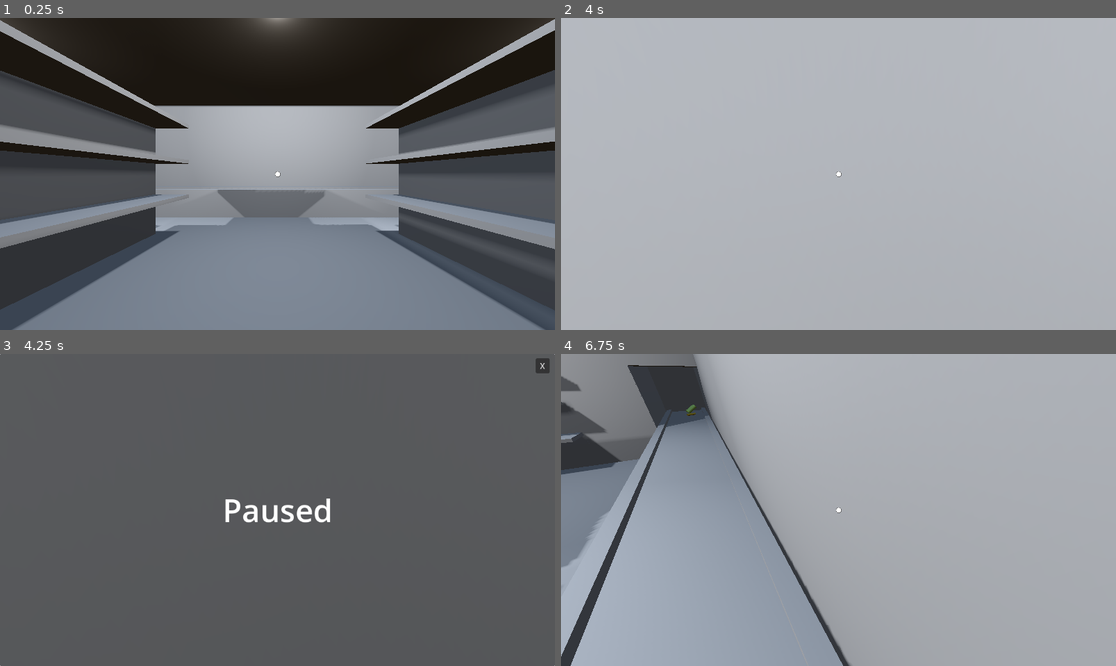
Above: before the commit, frames 1-4 (two rows, left to right).
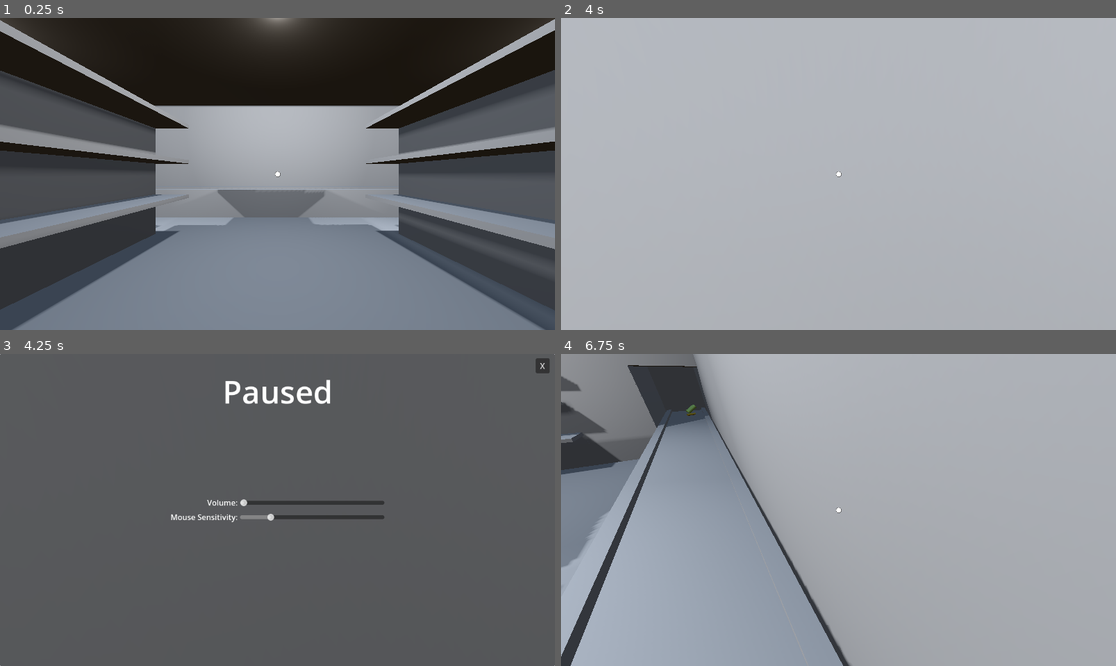
Above: after the commit, the same moments.

Repository: chybby/ldjam53
Game: Godot game, scene res://main.tscn
The game is run twice, just before and just after one commit, with the same random seed, the same clock (stepped at 60 frames per second) and the same inputs.
Inputs (mouse positions are in pixels of both pictures, inside the frame that each line leads up to):
- Up to frame 1 (0.25 s): no input
- Up to frame 2 (4 s): tap Enter at 0.5 s; move the mouse to (866, 174) at 0.52 s; press the mouse at (866, 174) at 0.53 s; hold W (move_forward) from 0.53 s (still down); tap Space (jump) at 0.77, 1.52, 3.02, 3.77 s; move the mouse to (810, 174) at 1.27 s; release the mouse at (810, 174) at 1.28 s; tap Shift (sprint) at 1.35, 2.85 s; move the mouse to (849, 167) at 2.02 s; press the mouse at (849, 167) at 2.03 s; move the mouse to (832, 180) at 2.77 s; release the mouse at (832, 180) at 2.78 s; move the mouse to (877, 177) at 3.52 s; press the mouse at (877, 177) at 3.53 s
- Up to frame 3 (4.25 s): keep holding W (move_forward); tap Escape (pause) at 4.15 s
- Up to frame 4 (6.75 s): move the mouse to (672, 463) at 4.27 s; release W (move_forward) at 4.28 s; release the mouse at (672, 463) at 4.28 s; hold A (move_left) 4.28-5.03 s; tap Shift (sprint) at 4.35, 6.6 s; tap Space (jump) at 4.52, 5 s; move the mouse to (866, 510) at 5.02 s; press the mouse at (866, 510) at 5.03 s; hold S (move_backward) 5.03-5.75 s; release the mouse at (866, 510) at 5.75 s; click "X" at 5.75 s; tap Enter at 6.5 s; move the mouse to (816, 503) at 6.52 s; hold D (move_right) from 6.53 s (still down)

Frames 1-2 are identical in both runs. In frame 3, 1.9% of the frame differs, in the area x 30-70%, y 8-55%; in frame 4, nothing differs.

Commit message:
Mouse sense and volume settings.

Diff:
--- a/main.gd
+++ b/main.gd
@@ -2,6 +2,7 @@
 
 @onready var gui := $GUI
 @onready var world := $World
+@onready var player := $World/Player
 
 var can_pause := false
 
@@ -10,6 +11,7 @@
 func _ready():
     get_tree().paused = true
     Input.mouse_mode = Input.MOUSE_MODE_VISIBLE
+    gui.set_mouse_sensitivity(player.mouse_sensitivity)
 
     if SKIP_MAIN_MENU:
         gui._on_main_menu_screen_game_started()
@@ -28,3 +30,9 @@
 
 func _on_gui_game_started():
     start_game()
+
+func _on_gui_mouse_sensitivity_changed(mouse_sensitivity):
+    player.mouse_sensitivity = mouse_sensitivity
+
+func _on_gui_volume_changed(volume):
+    pass # TODO: change volume.
--- a/main.tscn
+++ b/main.tscn
@@ -8,6 +8,7 @@
 [ext_resource type="PackedScene" uid="uid://diecf34cipg7k" path="res://player/player.tscn" id="4_qqmf7"]
 [ext_resource type="PackedScene" uid="uid://wn7300ox6nll" path="res://scanner/scanner.tscn" id="6_qxux1"]
 [ext_resource type="PackedScene" uid="uid://dg5ljrugpyfv2" path="res://menus/pause_screen.tscn" id="8_dfw4l"]
+[ext_resource type="PackedScene" uid="uid://dsdesb5wro10h" path="res://player/hud.tscn" id="9_s8eft"]
 
 [sub_resource type="ProceduralSkyMaterial" id="ProceduralSkyMaterial_j6kb4"]
 
@@ -19,17 +20,6 @@
 sky = SubResource("Sky_mudlv")
 
 [sub_resource type="CameraAttributesPractical" id="CameraAttributesPractical_owjb4"]
-
-[sub_resource type="Gradient" id="Gradient_lwvfo"]
-offsets = PackedFloat32Array(0, 0.550459, 0.633027, 0.667431)
-colors = PackedColorArray(1, 1, 1, 1, 1, 1, 1, 1, 0, 0, 0, 1, 0, 0, 0, 0)
-
-[sub_resource type="GradientTexture2D" id="GradientTexture2D_pfw6s"]
-gradient = SubResource("Gradient_lwvfo")
-width = 32
-height = 32
-fill = 1
-fill_from = Vector2(0.5, 0.5)
 
 [node name="Main" type="Node"]
 process_mode = 3
@@ -72,25 +62,15 @@
 visible = false
 layout_mode = 1
 
-[node name="Cursor" type="TextureRect" parent="GUI"]
-visible = false
+[node name="HUD" parent="GUI" instance=ExtResource("9_s8eft")]
 layout_mode = 1
-anchors_preset = 8
-anchor_left = 0.5
-anchor_top = 0.5
-anchor_right = 0.5
-anchor_bottom = 0.5
-offset_left = -6.5
-offset_top = -6.5
-offset_right = 6.5
-offset_bottom = 6.5
-grow_horizontal = 2
-grow_vertical = 2
-texture = SubResource("GradientTexture2D_pfw6s")
-expand_mode = 1
 
 [connection signal="timeout" from="World/PackageSpawnTimer" to="World" method="_on_package_spawn_timer_timeout"]
 [connection signal="game_started" from="GUI" to="." method="_on_gui_game_started"]
+[connection signal="mouse_sensitivity_changed" from="GUI" to="." method="_on_gui_mouse_sensitivity_changed"]
 [connection signal="unpaused" from="GUI" to="." method="_on_gui_unpaused"]
+[connection signal="volume_changed" from="GUI" to="." method="_on_gui_volume_changed"]
 [connection signal="game_started" from="GUI/MainMenuScreen" to="GUI" method="_on_main_menu_screen_game_started"]
 [connection signal="closed" from="GUI/PauseScreen" to="GUI" method="_on_pause_screen_closed"]
+[connection signal="mouse_sensitivity_changed" from="GUI/PauseScreen" to="GUI" method="_on_pause_screen_mouse_sensitivity_changed"]
+[connection signal="volume_changed" from="GUI/PauseScreen" to="GUI" method="_on_pause_screen_volume_changed"]
--- a/menus/gui.gd
+++ b/menus/gui.gd
@@ -2,32 +2,44 @@
 
 signal unpaused
 signal game_started
+signal volume_changed(volume: float)
+signal mouse_sensitivity_changed(mouse_sensitivity: float)
 
 @onready var main_menu_screen := $MainMenuScreen
 @onready var pause_screen := $PauseScreen
-@onready var cursor := $Cursor
+@onready var hud := $HUD
 
 func _ready():
     main_menu_screen.set_process_input(true)
     pause_screen.set_process_input(false)
+    hud.set_process_input(false)
 
 func show_pause_screen():
     if not pause_screen.visible:
         pause_screen.visible = true
         pause_screen.set_process_input(true)
         Input.mouse_mode = Input.MOUSE_MODE_VISIBLE
-        cursor.visible = false
+        hud.visible = false
 
 func _on_pause_screen_closed():
     pause_screen.visible = false
     pause_screen.set_process_input(false)
     Input.mouse_mode = Input.MOUSE_MODE_CAPTURED
-    cursor.visible = true
+    hud.visible = true
     emit_signal("unpaused")
 
 func _on_main_menu_screen_game_started():
     Input.mouse_mode = Input.MOUSE_MODE_CAPTURED
     main_menu_screen.set_process_input(false)
     main_menu_screen.visible = false
-    cursor.visible = true
+    hud.visible = true
     emit_signal("game_started")
+
+func set_mouse_sensitivity(mouse_sensitivity: float):
+    pause_screen.set_mouse_sensitivity(mouse_sensitivity)
+
+func _on_pause_screen_mouse_sensitivity_changed(mouse_sensitivity: float):
+    emit_signal("mouse_sensitivity_changed", mouse_sensitivity)
+
+func _on_pause_screen_volume_changed(volume: float):
+    emit_signal("volume_changed", volume)
--- a/menus/pause_screen.gd
+++ b/menus/pause_screen.gd
@@ -1,6 +1,10 @@
 extends Control
 
 signal closed
+signal volume_changed(volume: float)
+signal mouse_sensitivity_changed(mouse_sensitivity: float)
+
+@onready var mouse_sensitivity_slider := $Panel/Sliders/Sliders/MouseSensitivitySlider
 
 func _input(event):
     if event.is_action_pressed("pause"):
@@ -9,3 +13,12 @@
 
 func _on_close_button_pressed():
     emit_signal("closed")
+
+func _on_volume_slider_value_changed(volume: float):
+    emit_signal("volume_changed", volume)
+
+func set_mouse_sensitivity(mouse_sensitivity: float):
+    mouse_sensitivity_slider.value = mouse_sensitivity
+
+func _on_mouse_sensitivity_slider_value_changed(mouse_sensitivity: float):
+    emit_signal("mouse_sensitivity_changed", mouse_sensitivity)
--- a/menus/pause_screen.tscn
+++ b/menus/pause_screen.tscn
@@ -33,18 +33,63 @@
 
 [node name="Label" type="Label" parent="Panel"]
 layout_mode = 1
-anchors_preset = 8
+anchors_preset = 5
 anchor_left = 0.5
-anchor_top = 0.5
 anchor_right = 0.5
-anchor_bottom = 0.5
-offset_left = -20.0
-offset_top = -11.5
-offset_right = 20.0
-offset_bottom = 11.5
+offset_left = -114.5
+offset_top = 33.0
+offset_right = 114.5
+offset_bottom = 126.0
 grow_horizontal = 2
-grow_vertical = 2
 theme_override_font_sizes/font_size = 65
 text = "Paused"
 
+[node name="Sliders" type="HBoxContainer" parent="Panel"]
+layout_mode = 1
+anchors_preset = 14
+anchor_top = 0.5
+anchor_right = 1.0
+anchor_bottom = 0.5
+offset_top = -28.0
+offset_bottom = 28.0
+grow_horizontal = 2
+grow_vertical = 2
+alignment = 1
+
+[node name="Labels" type="VBoxContainer" parent="Panel/Sliders"]
+layout_mode = 2
+alignment = 1
+
+[node name="VolumeLabel" type="Label" parent="Panel/Sliders/Labels"]
+layout_mode = 2
+size_flags_vertical = 6
+text = "Volume:"
+horizontal_alignment = 2
+vertical_alignment = 1
+
+[node name="MouseSensitivityLabel" type="Label" parent="Panel/Sliders/Labels"]
+layout_mode = 2
+size_flags_vertical = 6
+text = "Mouse Sensitivity:"
+horizontal_alignment = 2
+vertical_alignment = 1
+
+[node name="Sliders" type="VBoxContainer" parent="Panel/Sliders"]
+layout_mode = 2
+alignment = 1
+
+[node name="VolumeSlider" type="HSlider" parent="Panel/Sliders/Sliders"]
+custom_minimum_size = Vector2(300, 0)
+layout_mode = 2
+size_flags_vertical = 6
+
+[node name="MouseSensitivitySlider" type="HSlider" parent="Panel/Sliders/Sliders"]
+custom_minimum_size = Vector2(300, 0)
+layout_mode = 2
+size_flags_vertical = 6
+max_value = 0.01
+step = 0.0
+
 [connection signal="pressed" from="Panel/CloseButton" to="." method="_on_close_button_pressed"]
+[connection signal="value_changed" from="Panel/Sliders/Sliders/VolumeSlider" to="." method="_on_volume_slider_value_changed"]
+[connection signal="value_changed" from="Panel/Sliders/Sliders/MouseSensitivitySlider" to="." method="_on_mouse_sensitivity_slider_value_changed"]
--- /dev/null
+++ b/player/hud.gd
@@ -0,0 +1 @@
+extends Control
--- /dev/null
+++ b/player/hud.tscn
@@ -0,0 +1,41 @@
+[gd_scene load_steps=4 format=3 uid="uid://dsdesb5wro10h"]
+
+[ext_resource type="Script" path="res://player/hud.gd" id="1_7y742"]
+
+[sub_resource type="Gradient" id="Gradient_lwvfo"]
+offsets = PackedFloat32Array(0, 0.550459, 0.633027, 0.667431)
+colors = PackedColorArray(1, 1, 1, 1, 1, 1, 1, 1, 0, 0, 0, 1, 0, 0, 0, 0)
+
+[sub_resource type="GradientTexture2D" id="GradientTexture2D_pfw6s"]
+gradient = SubResource("Gradient_lwvfo")
+width = 32
+height = 32
+fill = 1
+fill_from = Vector2(0.5, 0.5)
+
+[node name="HUD" type="Control"]
+visible = false
+layout_mode = 3
+anchors_preset = 15
+anchor_right = 1.0
+anchor_bottom = 1.0
+grow_horizontal = 2
+grow_vertical = 2
+mouse_filter = 2
+script = ExtResource("1_7y742")
+
+[node name="Cursor" type="TextureRect" parent="."]
+layout_mode = 1
+anchors_preset = 8
+anchor_left = 0.5
+anchor_top = 0.5
+anchor_right = 0.5
+anchor_bottom = 0.5
+offset_left = -6.5
+offset_top = -6.5
+offset_right = 6.5
+offset_bottom = 6.5
+grow_horizontal = 2
+grow_vertical = 2
+texture = SubResource("GradientTexture2D_pfw6s")
+expand_mode = 1
--- a/scanner/scanner.gd
+++ b/scanner/scanner.gd
@@ -2,6 +2,7 @@
 
 @onready var scanner_ui = $Viewport/ScannerUI
 @onready var scan_area = $ScanArea
+@onready var animation_player = $AnimationPlayer
 
 func _on_scan_area_body_entered(body: Node3D):
     update_screen(body)
@@ -13,6 +14,7 @@
     if scan_area.get_overlapping_bodies().size() == 1:
         scanner_ui.set_name_label(body.first_name + ' ' + body.last_name)
         scanner_ui.set_address_label(str(body.address))
+        animation_player.play("scan_light")
     else:
         scanner_ui.set_name_label('Scan something')
         scanner_ui.set_address_label('Scan something')
--- a/scanner/scanner.tscn
+++ b/scanner/scanner.tscn
@@ -14,6 +14,43 @@
 
 [sub_resource type="ViewportTexture" id="ViewportTexture_xx3pi"]
 viewport_path = NodePath("Viewport")
+
+[sub_resource type="Animation" id="Animation_v5lxb"]
+resource_name = "scan_light"
+length = 0.25
+tracks/0/type = "value"
+tracks/0/imported = false
+tracks/0/enabled = true
+tracks/0/path = NodePath("ScanLight:visible")
+tracks/0/interp = 1
+tracks/0/loop_wrap = true
+tracks/0/keys = {
+"times": PackedFloat32Array(0, 0.25),
+"transitions": PackedFloat32Array(1, 1),
+"update": 1,
+"values": [true, false]
+}
+
+[sub_resource type="Animation" id="Animation_n0j4e"]
+length = 0.001
+tracks/0/type = "value"
+tracks/0/imported = false
+tracks/0/enabled = true
+tracks/0/path = NodePath("ScanLight:visible")
+tracks/0/interp = 1
+tracks/0/loop_wrap = true
+tracks/0/keys = {
+"times": PackedFloat32Array(0),
+"transitions": PackedFloat32Array(1),
+"update": 1,
+"values": [false]
+}
+
+[sub_resource type="AnimationLibrary" id="AnimationLibrary_25b3o"]
+_data = {
+"RESET": SubResource("Animation_n0j4e"),
+"scan_light": SubResource("Animation_v5lxb")
+}
 
 [node name="Scanner" type="Node3D"]
 script = ExtResource("1_vv4rg")
@@ -38,8 +75,20 @@
 shape = SubResource("BoxShape3D_33t8x")
 
 [node name="Screen" type="Sprite3D" parent="."]
-transform = Transform3D(-8.74228e-09, 0, 0.2, 0, 0.2, 0, -0.2, 0, -8.74228e-09, -0.484494, 1.48547, 0)
+transform = Transform3D(-8.74228e-09, 0, 0.2, 0, 0.2, 0, -0.2, 0, -8.74228e-09, -0.484494, 1.76096, 0)
 texture = SubResource("ViewportTexture_xx3pi")
+
+[node name="ScanLight" type="OmniLight3D" parent="."]
+transform = Transform3D(1, 0, 0, 0, 1, 0, 0, 0, 1, 0.0206401, 0.241999, 0)
+visible = false
+light_color = Color(1, 0, 0.0901961, 1)
+light_energy = 3.0
+omni_range = 0.650911
+
+[node name="AnimationPlayer" type="AnimationPlayer" parent="."]
+libraries = {
+"": SubResource("AnimationLibrary_25b3o")
+}
 
 [node name="Viewport" type="SubViewport" parent="."]
 
Not shown: 1 places in main.tscn that only renumber resources
Not shown: 1 places in scanner/scanner.tscn that only renumber resources
